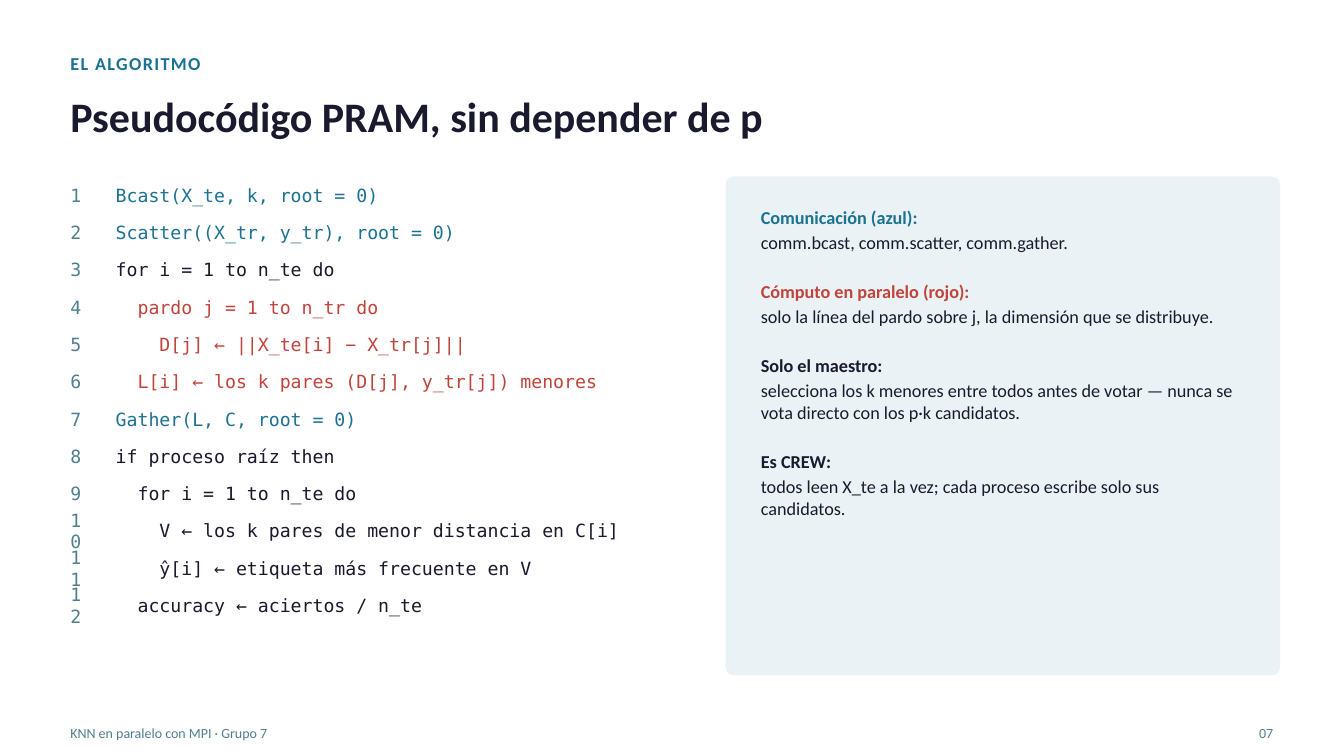
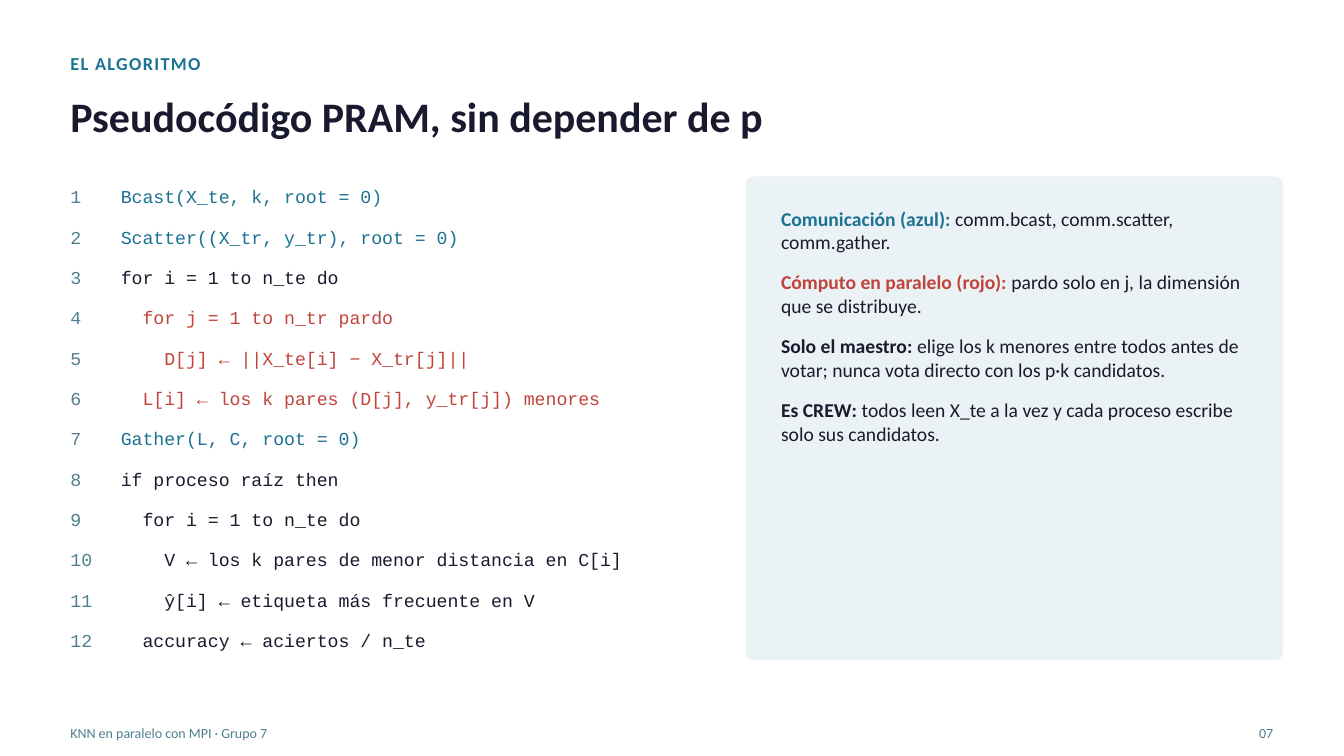
Before and after one commit to LuisIZ/Proyecto_CPD, a slide deck: slide 7 of docs/presentation/Presentacion-Entrega-Final.pptx. Drawn at 1344x756 pixels with LibreOffice and Linux fonts; fonts in the diff are those of the drawing. Boxes give left, top, right and bottom in pixels: in the first picture for what was removed or moved away, otherwise in the second. Text is boxed around its words. In the diff, an @@ line names an element or a change of style, - is before the commit and + after.

```diff
--- a/docs/presentation/Presentacion-Entrega-Final.pptx
+++ b/docs/presentation/Presentacion-Entrega-Final.pptx
@@ rounded rectangle: place and size @@
-rounded rectangle at (726,176,1280,676)
+rounded rectangle at (746,176,1284,660)
@@ rounded rectangle at (746,176,1284,660): proportions changed @@
@@ text "4": place and size @@
-text "4" at (70,300,81,314)
+text "4" at (70,312,81,324)
@@ text at (781,274,1240,441): text changed; size 13 to 14 pt @@
-Comunicación (azul):
-comm.bcast, comm.scatter, comm.gather.
-Cómputo en paralelo (rojo):
-solo la línea del pardo sobre j, la dimensión que se distribuye.
-Solo el maestro:
-selecciona los k menores entre todos antes de votar — nunca se vota directo con los p·k candidatos.
-Es CREW:
-todos leen X_te a la vez; cada proceso escribe solo sus candidatos.
+Comunicación (azul): comm.bcast, comm.scatter, comm.gather.
+Cómputo en paralelo (rojo): pardo solo en j, la dimensión que se distribuye.
+Solo el maestro: elige los k menores entre todos antes de votar; nunca vota directo con los p·k candidatos.
+Es CREW: todos leen X_te a la vez y cada proceso escribe solo sus candidatos.
@@ text at (143,312,393,328): text changed; font DejaVu Sans Mono to Courier New @@
-pardo j = 1 to n_tr do
+for j = 1 to n_tr pardo
@@ text "5": place and size @@
-text "5" at (70,337,81,351)
+text "5" at (70,353,81,365)
@@ text "D[j] ← ||X_te[i] − X_tr[j]||": place and size @@
-text "D[j] ← ||X_te[i] − X_tr[j]||" at (159,337,465,356)
+text "D[j] ← ||X_te[i] − X_tr[j]||" at (164,352,469,369)
@@ text "6": place and size @@
-text "6" at (70,374,81,388)
+text "6" at (70,393,81,405)
@@ text "L[i] ← los k pares ...": place and size @@
-text "L[i] ← los k pares ..." at (138,374,597,393)
+text "L[i] ← los k pares ..." at (143,392,600,409)
@@ text "7": place and size @@
-text "7" at (70,412,81,426)
+text "7" at (70,433,81,445)
@@ text "Gather(L, C, root = 0)": place and size @@
-text "Gather(L, C, root = 0)" at (116,412,356,429)
+text "Gather(L, C, root = 0)" at (121,433,361,449)
@@ text "8": place and size @@
-text "8" at (70,449,81,463)
+text "8" at (70,474,81,486)
@@ text "if proceso raíz then": place and size @@
-text "if proceso raíz then" at (116,448,335,467)
+text "if proceso raíz then" at (121,473,339,490)
@@ text "9": place and size @@
-text "9" at (70,486,81,500)
+text "9" at (70,514,81,526)
@@ text "for i = 1 to ...": place and size @@
-text "for i = 1 to ..." at (138,486,356,505)
+text "for i = 1 to ..." at (143,513,361,528)
@@ text "10": place and size @@
-text "10" at (60,512,101,549)
+text "10" at (70,554,92,566)
@@ text "V ← los k pares ...": place and size @@
-text "V ← los k pares ..." at (159,523,619,541)
+text "V ← los k pares ..." at (164,554,622,570)
@@ text "11": place and size @@
-text "11" at (60,549,101,587)
+text "11" at (70,595,92,607)
@@ text "ŷ[i] ← etiqueta más frecuente ...": place and size @@
-text "ŷ[i] ← etiqueta más frecuente ..." at (159,560,531,579)
+text "ŷ[i] ← etiqueta más frecuente ..." at (164,594,535,611)
@@ font DejaVu Sans Mono to Courier New in 23 elements at (121,191,382,207), (121,231,459,248), (121,271,339,286), (164,352,469,369), (143,392,600,409), (70,191,81,203), (121,433,361,449), (70,232,81,244), (70,272,81,284), (121,473,339,490), (70,312,81,324), (143,513,361,528), (70,353,81,365), (164,554,622,570), (70,393,81,405), (164,594,535,611), (70,433,81,445), (143,634,426,651), (70,474,81,486), (70,514,81,526), (70,554,92,566), (70,595,92,607), (70,635,92,647) @@
@@ text "12": place and size @@
-text "12" at (60,587,101,624)
+text "12" at (70,635,92,647)
@@ text "accuracy ← aciertos / n_te": place and size @@
-text "accuracy ← aciertos / n_te" at (138,598,422,617)
+text "accuracy ← aciertos / n_te" at (143,634,426,651)
```
Also in this commit, not shown: 12 other slides changed, 7 slides added, 2 slides removed, 2 other files.
